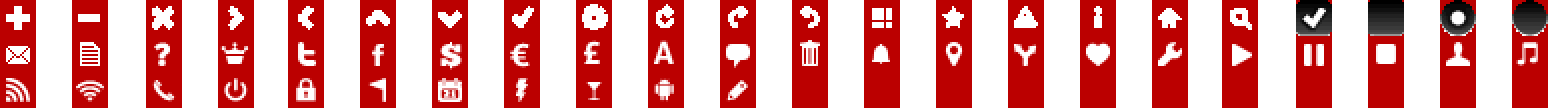
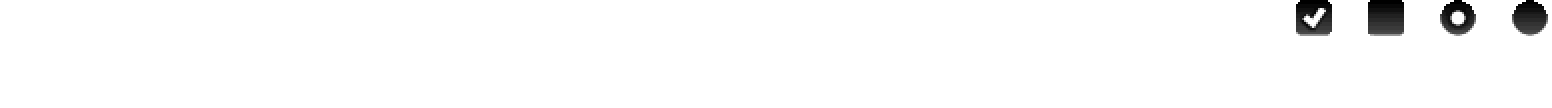
Comparing the layer stacks of the two 1552 × 108 images. Changes:
removed layer "pencil" over [726, 80, 748, 102]
added group "arrow d" with 2 layers above "arrow u" over [436, 8, 464, 28]
added group "arrow u" with 2 layers above "arrow l" over [364, 8, 392, 28]
added group "arrow l" with 2 layers above "arrow r" over [294, 4, 316, 32]
added layer "Shape 3 copy 2" (3rd of 4, in "arrow l") in group "arrow l" over [294, 12, 316, 32]
added layer "Shape 3" (3rd of 6, in "arrow l") in group "arrow l" over [294, 4, 316, 24]
added group "arrow r" with 2 layers above "check" over [224, 4, 246, 32]
added layer "Shape 3 copy 2" (4th of 4, in "arrow r") in group "arrow r" over [224, 12, 246, 32]
added layer "Shape 3" (4th of 6, in "arrow r") in group "arrow r" over [224, 4, 246, 24]
added group "check" with 2 layers above "X" over [508, 6, 536, 30]
added layer "Shape 3 copy" (1st of 2, in "check") in group "check" over [514, 6, 536, 30]
added group "X" with 2 layers above "Shape 1" over [150, 6, 176, 30]
added layer "Shape 3 copy" (2nd of 2, in "X") in group "X" over [150, 6, 176, 30]
added layer "Shape 3" (6th of 6, in "X") in group "X" over [150, 6, 176, 30]
painted on "Shape 1" over [296, 78, 316, 102]
added layer "gear" above "back" over [580, 4, 608, 30]
added layer "back" above "forward" over [800, 6, 820, 28]
added layer "forward" above "refresh" over [728, 6, 748, 28]
added layer "star" above "original icons" over [942, 6, 964, 28]
renamed "Layer 1" to "original icons", painted on it over [6, 0, 1548, 36]
painted on "$" over [440, 42, 462, 70]
moved "1st row red" into group "red" over [0, 0, 1548, 36]
moved "2nd row red" into group "red" over [0, 36, 1548, 72]
moved "3rd row red" into group "red" over [0, 72, 1548, 108]
…and 7 more changes (6 added, 1 painted)
